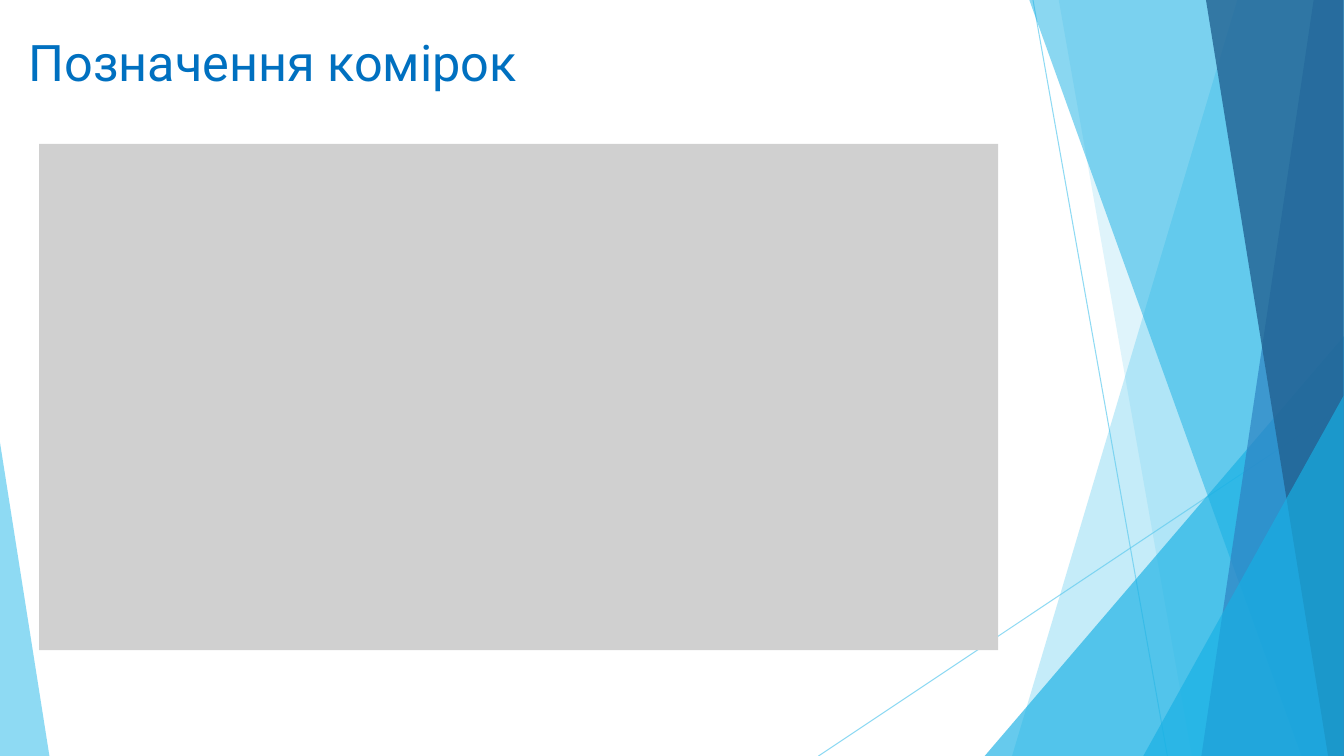
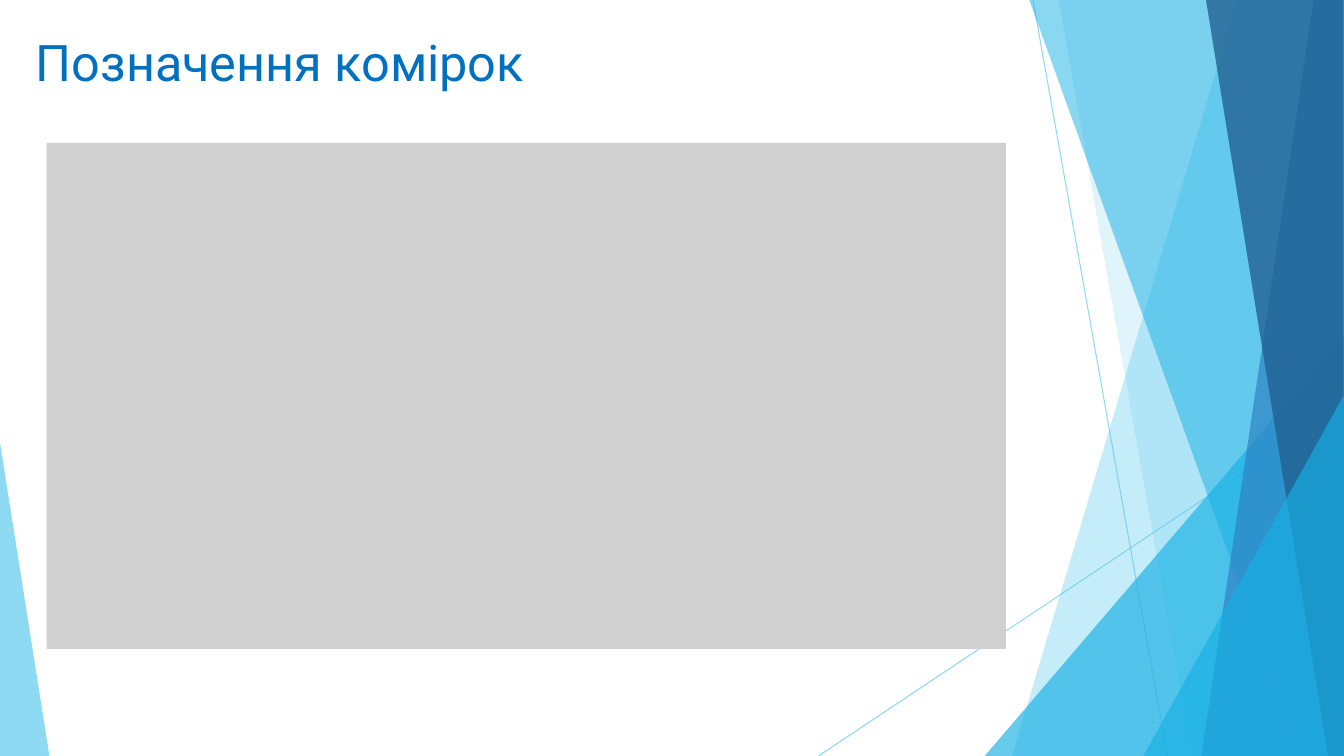
Before and after one commit to zelo2000/Xema, a slide deck: slide 4 of Documents/Зелінський_Олександр.pptx. Drawn at 1344x756 pixels with LibreOffice and Linux fonts; fonts in the diff are those of the drawing; grey boxes stand for pictures. Boxes give left, top, right and bottom in pixels: in the first picture for what was removed or moved away, otherwise in the second. Text is boxed around its words. In the diff, an @@ line names an element or a change of style, - is before the commit and + after.

```diff
--- a/Documents/Зелінський_Олександр.pptx
+++ b/Documents/Зелінський_Олександр.pptx
@@ text "Позначення комірок" moved from (x1=29, y1=44, x2=517, y2=92) to (x1=36, y1=44, x2=524, y2=92) @@
@@ picture moved from (x1=39, y1=144, x2=998, y2=650) to (x1=46, y1=143, x2=1005, y2=649) @@
```
Also in this commit, not shown: 10 other slides changed, 3 slides added, 2 slides removed, 5 other files.
